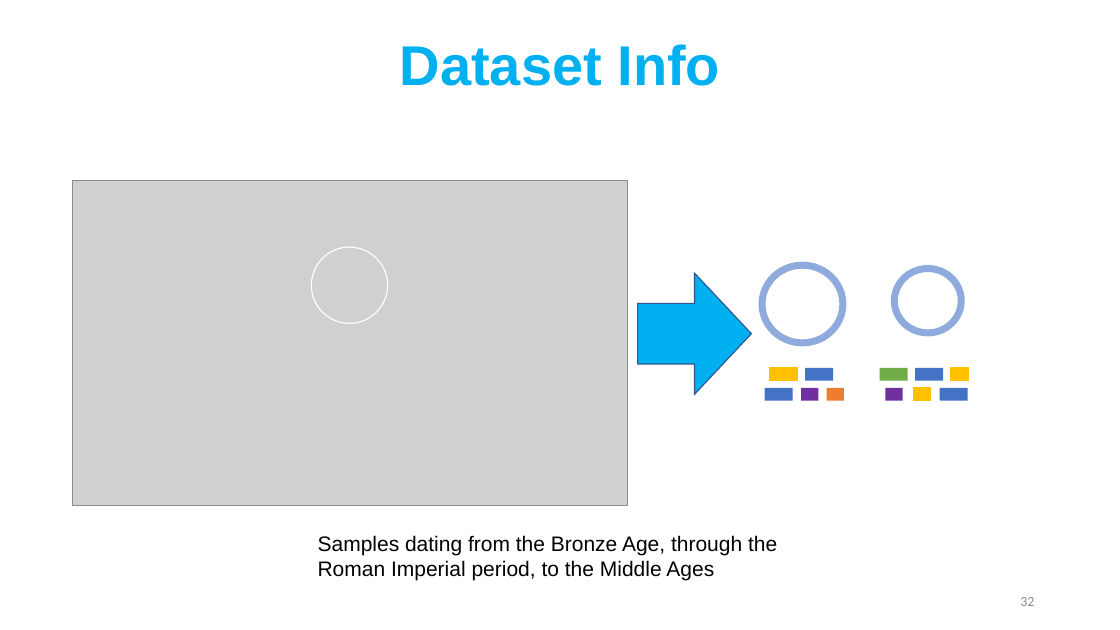
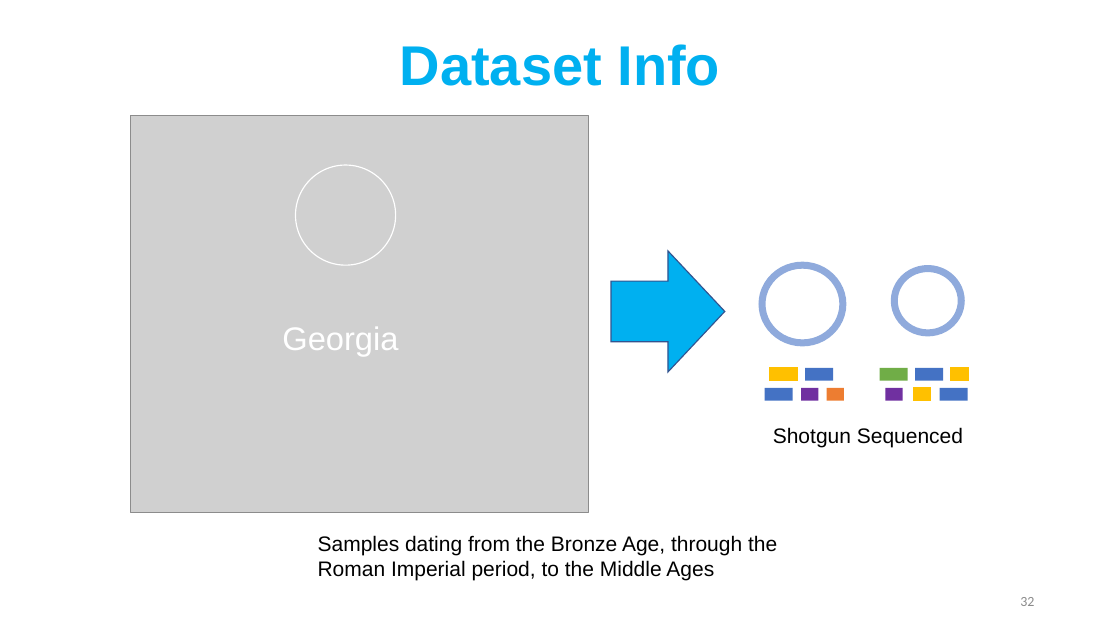
Before and after one commit to DAWGPSU/DAWG_workshop, a slide deck: slide 32 of SP24_09FEB24_Phylogenomics/slides/Phylogenomics_Slides_DAWG_SP24.pptx. Drawn at 1120x630 pixels with LibreOffice and Linux fonts; fonts in the diff are those of the drawing; grey boxes stand for pictures. Boxes give left, top, right and bottom in pixels: in the first picture for what was removed or moved away, otherwise in the second. Text is boxed around its words. In the diff, an @@ line names an element or a change of style, - is before the commit and + after.

```diff
--- a/SP24_09FEB24_Phylogenomics/slides/Phylogenomics_Slides_DAWG_SP24.pptx
+++ b/SP24_09FEB24_Phylogenomics/slides/Phylogenomics_Slides_DAWG_SP24.pptx
@@ picture: place and size @@
-picture at [72,180,628,506]
+picture at [131,115,588,513]
@@ picture: place and size @@
-picture at [312,247,388,323]
+picture at [296,166,396,266]
@@ right arrow: place and size @@
-right arrow at [638,273,751,394]
+right arrow at [611,251,724,372]
@@ text added at [282,327,398,355], 28 pt, text #FFFFFF @@
+Georgia
@@ text added at [773,427,963,448], 18 pt, text #000000 @@
+Shotgun Sequenced
```
Also in this commit, not shown: 7 other slides changed, 2 slides added, 1 slide removed.
